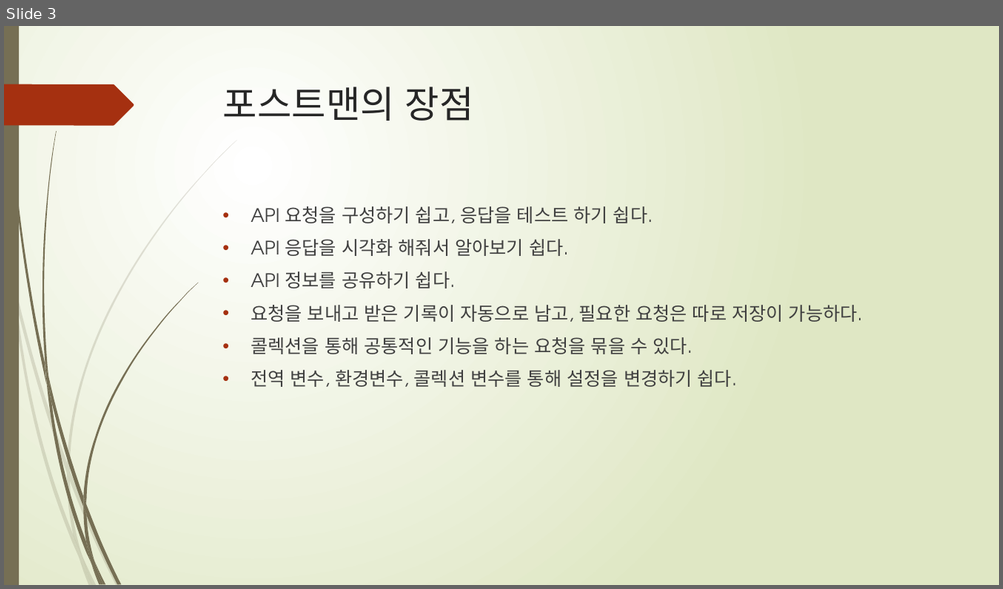
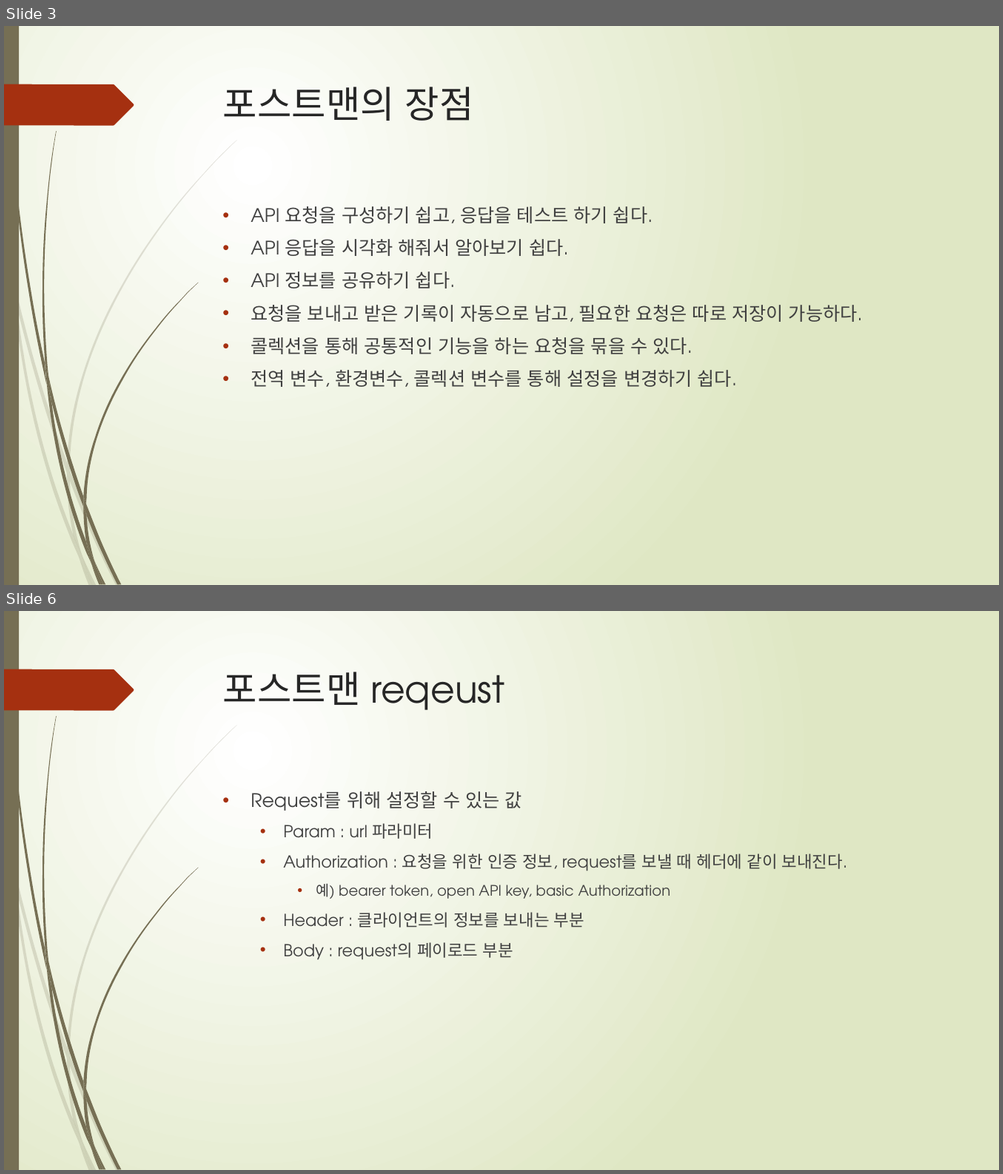
Before and after one commit to chanwoo-lee-cw/TIL, a slide deck: et/프레젠테이션1 [자동 저장됨].pptx. Shown one above the other, each under a label of ours: slide 3 before the commit, slides 3 and 6 after it; the slides between them are not shown. The pictures are 1003x589 and 1003x1174 pixels, drawn with LibreOffice and Linux fonts; fonts in the diff are those of the drawing. Boxes give left, top, right and bottom in pixels: in the first picture for what was removed or moved away, otherwise in the second. Text is boxed around its words. In the diff, an @@ line names an element or a change of style, - is before the commit and + after.

```diff
--- a/et/프레젠테이션1 [자동 저장됨].pptx
+++ b/et/프레젠테이션1 [자동 저장됨].pptx
@@ slide 6 added at box(4, 611, 999, 1170), background gradient #FFFFFF to #DFE8C4; not listed: 24 template elements that a slide beside it also shows @@
@@ title added at box(223, 672, 505, 710), 36 pt, text #262626 @@
+포스트맨 reqeust
@@ text added at box(250, 792, 848, 960), 16 pt, text #404040 @@
+• Request를 위해 설정할 수 있는 값
+  • Param : url 파라미터
+  • Authorization : 요청을 위한 인증 정보, request를 보낼 때 헤더에 같이 보내진다.
+    • 예) bearer token, open API key, basic Authorization
+  • Header : 클라이언트의 정보를 보내는 부분
+  • Body : request의 페이로드 부분
```
Also in this commit, not shown: 1 slide changed, 4 other slides added.
